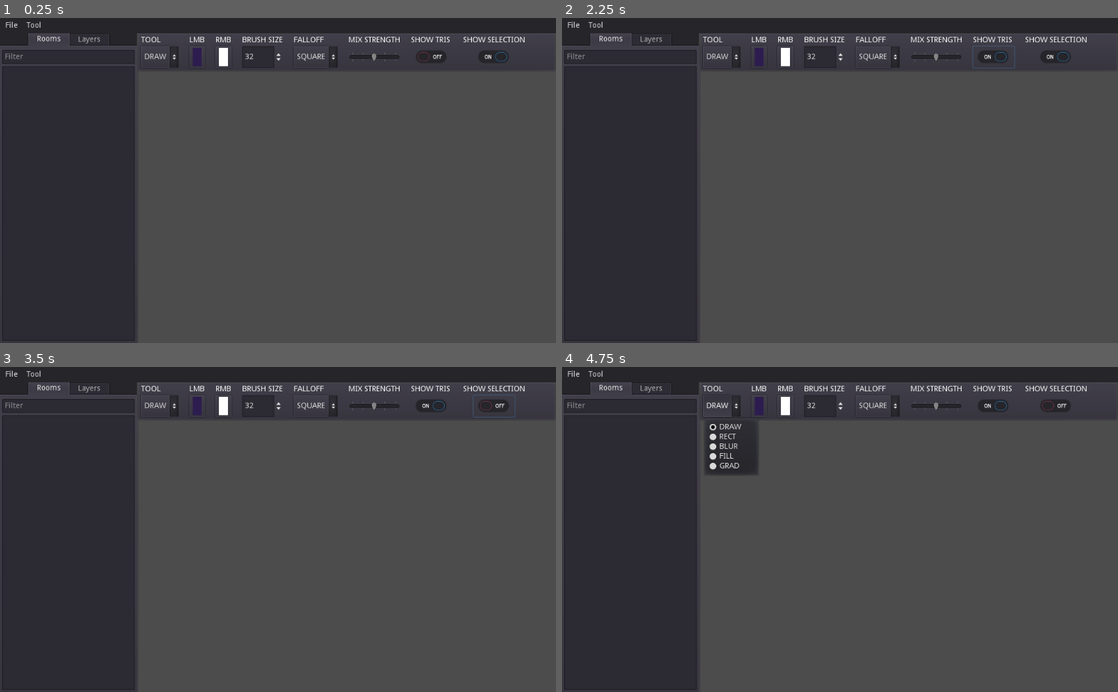
Above: before the commit, frames 1-4 (two rows, left to right).
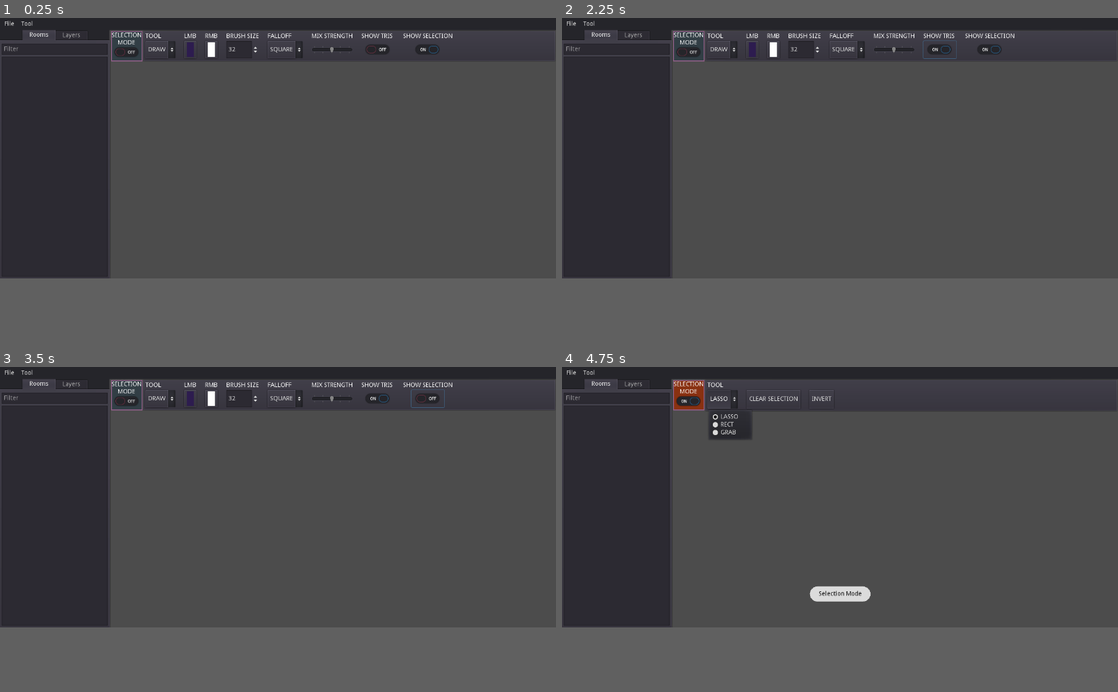
Above: after the commit, the same moments.

Repository: taedixon/vedge-godot-tool
Game: Godot game, scene res://ui/ui_main.tscn
Same seed, same stepped clock (60 frames per second), same inputs: the game is played once before the commit and once after it. The engine's default icon, where the game draws it, is replaced by a stand-in: a white triangle on a blue panel in a dark square.
Inputs (mouse positions are in pixels of both pictures, inside the frame that each line leads up to; where the layout moved, square brackets give the same spot in the first picture):
- Up to frame 1 (0.25 s): no input
- Up to frame 2 (2.25 s): click "DRAW" at 0.5 s; click "SQUARE" at 1.25 s; click (940, 57) [995, 57] at 2 s
- Up to frame 3 (3.5 s): click (428, 406) [494, 406] at 2.75 s
- Up to frame 4 (4.75 s): click (689, 409) at 3.52 s; click "DRAW" (after the commit: "LASSO") at 4.25 s
In our replay, the window is 800x468 before the commit and 800x375 after it. These sizes can differ from the game's own. Grey fills any space a smaller window leaves; there, only what the larger window draws over its background counts as a difference.

The runs differ from the first frame. In frame 1, 11% of the frame differs, in the area x 0-100%, y 0-100%; in frame 2, 11%; in frame 3, 11%; in frame 4, 12%.
Error in both runs: Invalid type in function 'open' in base '_File'. Cannot convert argument 1 from Nil to String. (res://util/GmsAssetCache.gd:100)

Commit message:
fix problems with selection mode
- added dedicated button/visual for switching to selection mode
- added a toolbar for selection mode
- added a button to clear selection
- added a button to invert selection
- added a tool to "grab"/drag selection
- fixed inconsistent behaviour when adding selections that don't overlap (original selection is preserved)
- prevent creating selections that are invisibly small (i hope?)
- combining selections is now shift instead of ctrl

Diff:
--- a/project.godot
+++ b/project.godot
@@ -40,6 +40,10 @@
 
 GmsAssetCache="*res://util/GmsAssetCache.gd"
 Config="*res://util/Config.gd"
+
+[display]
+
+window/size/width=1280
 
 [editor_plugins]
 
--- a/scenes/gms_map.gd
+++ b/scenes/gms_map.gd
@@ -276,19 +276,23 @@
 
 func add_stroke_point(mb, params):
 	if layer_editable():
+		params.invert_selection = overlay.invert_enable
 		active_layer.add_stroke_point(mb, get_local_mouse_position(), params, selection)
 
 func add_stroke_rect(mb, rec: Rect2, params):
 	if layer_editable():
+		params.invert_selection = overlay.invert_enable
 		var rec_local = Rect2((rec.position - position)/scale, rec.size / scale)
 		active_layer.add_stroke_rect(mb, rec_local, params, selection)
 
 func add_stroke_fill(mb, params):
 	if layer_editable():
+		params.invert_selection = overlay.invert_enable
 		active_layer.add_stroke_rect(mb, bounds, params, selection)
 
 func add_stroke_gradient(grad_color, p1, p2, params):
 	if layer_editable():
+		params.invert_selection = overlay.invert_enable
 		var p1_local = (p1-position)/scale
 		var p2_local = (p2-position)/scale
 		active_layer.add_stroke_gradient(grad_color, p1_local, p2_local, params, selection)
@@ -333,3 +337,6 @@
 	for p in selection:
 		translated.append(p*scale + position)
 	return translated
+
+func set_selection_invert(is_invert):
+	overlay.invert_enable = is_invert
--- a/scenes/gms_map.tscn
+++ b/scenes/gms_map.tscn
@@ -8,7 +8,9 @@
 
 [node name="tile_layers" type="Node2D" parent="."]
 
-[node name="overlay" type="Node2D" parent="."]
+[node name="overlay" type="Polygon2D" parent="."]
+color = Color( 0.317647, 0.611765, 0.505882, 0.270588 )
+invert_border = 1000.0
 script = ExtResource( 2 )
-fill_col = Color( 0.3172, 0.61, 0.50752, 0.270588 )
+fill_col = Color( 0.317647, 0.611765, 0.505882, 0.270588 )
 border_col = Color( 1, 1, 1, 0.784314 )
--- a/scenes/gms_map_overlay.gd
+++ b/scenes/gms_map_overlay.gd
@@ -1,4 +1,4 @@
-extends Node2D
+extends Polygon2D
 
 export (Color) var fill_col = Color.white
 export (Color) var border_col = Color.white
@@ -8,12 +8,11 @@
 
 # Called when the node enters the scene tree for the first time.
 func _draw():
-	if selection.size() > 1:
-		draw_polygon(selection, selection_col)
-		draw_polyline(selection, border_col)
+	if polygon.size() > 1:
+		draw_polyline(polygon, border_col)
 
 func set_selection(newsel):
-	selection = newsel
+	polygon = newsel
 	selection_col = PoolColorArray()
 	for i in range(0, selection.size()):
 		selection_col.append(fill_col)
--- a/scenes/light_editor.tscn
+++ b/scenes/light_editor.tscn
@@ -57,4 +57,7 @@
 [connection signal="layer_selected" from="room_picker" to="." method="on_layer_select"]
 [connection signal="room_selected" from="room_picker" to="." method="on_room_select"]
 [connection signal="draw_param_changed" from="light_toolbar" to="map_container" method="on_draw_param_change"]
+[connection signal="request_selection_clear" from="light_toolbar" to="map_container" method="on_request_selection_clear"]
+[connection signal="selection_mode_toggle" from="light_toolbar" to="map_container" method="on_selection_mode_toggle"]
+[connection signal="selection_param_changed" from="light_toolbar" to="map_container" method="on_selection_param_change"]
 [connection signal="detail_changed" from="dialog_light_layer_detail" to="." method="on_layer_detail_changed"]
--- a/scenes/light_layer.gd
+++ b/scenes/light_layer.gd
@@ -362,7 +362,7 @@
 	for tx in range(xmin, xmax+1):
 		for ty in range(ymin, ymax+1):
 			var tilecoord = Vector2(tx*16, ty*16)
-			if use_selection && !(Geometry.is_point_in_polygon(tilecoord, selection)):
+			if use_selection && (Geometry.is_point_in_polygon(tilecoord, selection) == params.invert_selection):
 				continue
 			var strength
 			var exponent
@@ -417,7 +417,7 @@
 	var ymax = min(tile_h, floor(p2.y/16.0))
 	for tx in range(xmin, xmax+1):
 		for ty in range(ymin, ymax+1):
-			if use_selection && !(Geometry.is_point_in_polygon(Vector2(tx*16, ty*16), selection)):
+			if use_selection && (Geometry.is_point_in_polygon(Vector2(tx*16, ty*16), selection) == params.invert_selection):
 				continue
 			if use_blur:
 				stroke_blur_point(tx, ty)
@@ -441,7 +441,7 @@
 	for tx in range(0, tile_w+1):
 		for ty in range(0, tile_h+1):
 			var tilecoord = Vector2(tx*16, ty*16)
-			if use_selection && !(Geometry.is_point_in_polygon(Vector2(tx*16, ty*16), selection)):
+			if use_selection && (Geometry.is_point_in_polygon(Vector2(tx*16, ty*16), selection) == params.invert_selection):
 				continue
 			var seg_point = Geometry.get_closest_point_to_segment_2d(tilecoord, p1, p2)
 			var blend_fac = p1.distance_to(seg_point)/p_len
--- a/scenes/map_container.gd
+++ b/scenes/map_container.gd
@@ -7,14 +7,10 @@
 var active_layer = null
 var last_mouse_pos = Vector2()
 var mouse_travel = 0
-var draw_param = {
-	"tool": "DRAW",
-	"radius": 32,
-	"col_lmb": Color.maroon,
-	"col_rmb": Color.darkslateblue,
-	"falloff": "SQUARE",
-	"mix": 0.5,
-}
+var draw_param = { }
+
+var selection_param = { }
+
 var tool_rect = Rect2()
 var rect_state = 0
 var rect_button = 0
@@ -29,6 +25,24 @@
 	rect_state = 0
 	update()
 	map.set_overlay_visible(params.show_selection)
+
+func on_selection_param_change(params):
+	selection_param = params
+	rect_state = 0
+	map.set_selection_invert(params.inverted)
+	update()
+
+func on_selection_mode_toggle(state):
+	selection_mode = state
+	if selection_mode:
+		map.set_overlay_visible(true)
+	else:
+		map.set_overlay_visible(draw_param.show_selection)
+	var toast_txt = "Selection Mode" if selection_mode else "Edit Mode"
+	var toast = Toast.new(toast_txt, Toast.LENGTH_SHORT)
+	get_node("/root").add_child(toast)
+	toast.show()
+	update()
 
 func _process(delta):
 	if !has_focus():
@@ -67,17 +81,9 @@
 		if !ctrl_held && mmb_held:
 			map.position += (mousepos - last_mouse_pos)
 		mouse_travel += last_mouse_pos.distance_to(mousepos)
-		last_mouse_pos = mousepos
 		update()
 
 	colour_picking = Input.is_key_pressed(KEY_ALT)
-	if Input.is_action_just_pressed("toggle_selection"):
-		selection_mode = !selection_mode
-		var toast_txt = "Selection Mode" if selection_mode else "Edit Mode"
-		var toast = Toast.new(toast_txt, Toast.LENGTH_SHORT)
-		get_node("/root").add_child(toast)
-		toast.show()
-		update()
 
 	var mb = 0
 	if (Input.get_mouse_button_mask() & BUTTON_MASK_LEFT) != 0:
@@ -100,6 +106,7 @@
 	elif Input.is_action_just_pressed("tool_undo"):
 		map.end_stroke()
 		map.undo()
+	last_mouse_pos = mousepos
 
 func process_colour_picker(mb):
 	if mb != 0:
@@ -108,35 +115,45 @@
 			emit_signal("colour_picked", mb, col)
 
 func process_selection_tool(mb, mousepos):
-	if (mb != 0) && rect_state == 0:
-		tool_rect = Rect2(mousepos, Vector2())
-		rect_button = mb
-		rect_state = 1
-	else:
-		var using_rect = rect_button == BUTTON_RIGHT
-		var should_commit = update_lasso(mb, mousepos) if !using_rect else update_tool_rect(mb, mousepos)
-		if should_commit:
-			if using_rect:
-				selection_points = PoolVector2Array([
-					tool_rect.position,
-					tool_rect.position + Vector2(tool_rect.size.x, 0),
-					tool_rect.position + tool_rect.size,
-					tool_rect.position + Vector2(0, tool_rect.size.y),
-				])
-			if selection_points.size() > 2:
-				selection_points.append(selection_points[0])
-				if Input.is_key_pressed(KEY_ALT):
-					var combined = Geometry.clip_polygons_2d(map.selection, selection_points)
-					map.selection = combined[0] if combined.size() > 0 else PoolVector2Array()
-				elif Input.is_key_pressed(KEY_CONTROL):
-					var combined = Geometry.merge_polygons_2d(map.selection, selection_points)
-					map.selection = combined[0] if combined.size() > 0 else PoolVector2Array()
+	var should_commit = false
+	match selection_param.tool:
+		"LASSO":
+			should_commit = update_lasso(mb, mousepos)
+		"RECT":
+			should_commit = update_tool_rect(mb, mousepos)
+			if should_commit:
+				if abs(tool_rect.get_area()) > 64:
+					selection_points = PoolVector2Array([
+						tool_rect.position,
+						tool_rect.position + Vector2(tool_rect.size.x, 0),
+						tool_rect.position + tool_rect.size,
+						tool_rect.position + Vector2(0, tool_rect.size.y),
+					])
 				else:
-					map.selection = selection_points
-				update()
+					selection_points = PoolVector2Array()
+		"GRAB":
+			update_tool_rect(mb, mousepos)
+			if rect_state == 1:
+				var mouse_delta = mousepos - last_mouse_pos
+				var transform = Transform2D(0, mouse_delta)
+				map.selection = transform.xform(map.selection)
+	if should_commit:
+		if selection_points.size() > 3:
+			selection_points.append(selection_points[0])
+			if Input.is_key_pressed(KEY_SHIFT):
+				var combined = Geometry.clip_polygons_2d(map.selection, selection_points)
+				if combined.size() == 1:
+					map.selection = combined[0]
+			elif Input.is_key_pressed(KEY_CONTROL):
+				var combined = Geometry.merge_polygons_2d(map.selection, selection_points)
+				if combined.size() == 1:
+					map.selection = combined[0]
 			else:
-				map.selection = PoolVector2Array()
-			selection_points = PoolVector2Array()
+				map.selection = selection_points
+			update()
+		else:
+			map.selection = PoolVector2Array()
+		selection_points = PoolVector2Array()
 
 func process_regular_tool(mb, mousepos):
 	match draw_param.tool:
@@ -216,11 +233,13 @@
 		draw_rect(Rect2(0, 0, rect_size.x, rect_size.y), outline, false, 2.0)
 		if map.layer_editable():
 			if selection_mode:
-				if rect_state == 1:
-					if rect_button == BUTTON_LEFT && selection_points.size() > 2:
-						draw_polyline(selection_points, Color.magenta)
-					else:
-						draw_rect(tool_rect, Color.magenta, false)
+				match selection_param.tool:
+					"LASSO":
+						if rect_state == 1 && selection_points.size() > 2:
+							draw_polyline(selection_points, Color.magenta)
+					"RECT":
+						if rect_state == 1:
+							draw_rect(tool_rect, Color.magenta, false)
 			elif colour_picking:
 				var drawcol = map.get_picked_colour()
 				if !drawcol:
@@ -259,3 +278,7 @@
 
 func on_mouse_enter():
 	grab_focus()
+
+func on_request_selection_clear():
+	selection_points = PoolVector2Array()
+	map.selection = selection_points
--- a/scenes/playaround.tscn
+++ b/scenes/playaround.tscn
@@ -56,10 +56,10 @@
 texture = ExtResource( 1 )
 
 [node name="ColorPicker" type="ColorPicker" parent="."]
-margin_left = 496.952
-margin_top = 10.0023
-margin_right = 818.952
-margin_bottom = 472.002
+margin_left = 500.952
+margin_top = 14.0023
+margin_right = 822.952
+margin_bottom = 476.002
 __meta__ = {
 "_edit_use_anchors_": false
 }
@@ -108,3 +108,7 @@
 __meta__ = {
 "_edit_use_anchors_": false
 }
+
+[node name="Polygon2D" type="Polygon2D" parent="."]
+invert_enable = true
+polygon = PoolVector2Array( 17.395, 16.1067, -75.472, 93.4172, -2.87549, 142.915, 87.163, 113.688, 115.919, 34.4915 )
--- a/ui/light_toolbar.tscn
+++ b/ui/light_toolbar.tscn
@@ -1,65 +1,90 @@
-[gd_scene load_steps=2 format=2]
+[gd_scene load_steps=7 format=2]
 
 [ext_resource path="res://ui/light_toolbar.gd" type="Script" id=1]
-
-[node name="light_toolbar" type="PanelContainer"]
+[ext_resource path="res://ui/light_toolbar_root.gd" type="Script" id=2]
+[ext_resource path="res://ui/selection_toolbar.gd" type="Script" id=3]
+
+[sub_resource type="StyleBoxFlat" id=4]
+bg_color = Color( 0.196078, 0.243137, 0.270588, 1 )
+border_width_left = 2
+border_width_top = 2
+border_width_right = 2
+border_width_bottom = 2
+border_color = Color( 0.588235, 0.380392, 0.556863, 1 )
+
+[sub_resource type="InputEventAction" id=2]
+action = "toggle_selection"
+
+[sub_resource type="ShortCut" id=3]
+shortcut = SubResource( 2 )
+
+[node name="light_toolbar_root" type="Control"]
 anchor_right = 1.0
-margin_bottom = 72.0
+script = ExtResource( 2 )
+__meta__ = {
+"_edit_use_anchors_": false
+}
+
+[node name="light_toolbar" type="PanelContainer" parent="."]
+anchor_right = 1.0
+margin_left = 75.0
+margin_top = 1.0
+margin_bottom = 74.0
 script = ExtResource( 1 )
 __meta__ = {
 "_edit_use_anchors_": false
 }
 
-[node name="GridContainer" type="GridContainer" parent="."]
+[node name="GridContainer" type="GridContainer" parent="light_toolbar"]
 margin_left = 7.0
 margin_top = 7.0
-margin_right = 1017.0
-margin_bottom = 65.0
+margin_right = 1198.0
+margin_bottom = 66.0
 custom_constants/hseparation = 20
 columns = 8
 
-[node name="label_tool" type="Label" parent="GridContainer"]
+[node name="label_tool" type="Label" parent="light_toolbar/GridContainer"]
 margin_right = 69.0
 margin_bottom = 14.0
 text = "TOOL"
 
-[node name="label_col_lmb" type="Label" parent="GridContainer"]
+[node name="label_col_lmb" type="Label" parent="light_toolbar/GridContainer"]
 margin_left = 89.0
 margin_right = 117.0
 margin_bottom = 14.0
 text = "LMB"
 
-[node name="label_col_rmb" type="Label" parent="GridContainer"]
+[node name="label_col_rmb" type="Label" parent="light_toolbar/GridContainer"]
 margin_left = 137.0
 margin_right = 166.0
 margin_bottom = 14.0
 text = "RMB"
 
-[node name="label_brush_size" type="Label" parent="GridContainer"]
+[node name="label_brush_size" type="Label" parent="light_toolbar/GridContainer"]
 margin_left = 186.0
 margin_right = 261.0
 margin_bottom = 14.0
 text = "BRUSH SIZE"
 
-[node name="label_falloff" type="Label" parent="GridContainer"]
+[node name="label_falloff" type="Label" parent="light_toolbar/GridContainer"]
 margin_left = 281.0
 margin_right = 362.0
 margin_bottom = 14.0
 text = "FALLOFF"
 
-[node name="label_mix" type="Label" parent="GridContainer"]
+[node name="label_mix" type="Label" parent="light_toolbar/GridContainer"]
 margin_left = 382.0
 margin_right = 477.0
 margin_bottom = 14.0
 text = "MIX STRENGTH"
 
-[node name="label_preview" type="Label" parent="GridContainer"]
+[node name="label_preview" type="Label" parent="light_toolbar/GridContainer"]
 margin_left = 497.0
 margin_right = 573.0
 margin_bottom = 14.0
 text = "SHOW TRIS"
 
-[node name="label_selection" type="Label" parent="GridContainer"]
+[node name="label_selection" type="Label" parent="light_toolbar/GridContainer"]
 margin_left = 593.0
 margin_right = 707.0
 margin_bottom = 14.0
@@ -68,7 +93,7 @@
 "_edit_use_anchors_": false
 }
 
-[node name="tool_select" type="OptionButton" parent="GridContainer"]
+[node name="tool_select" type="OptionButton" parent="light_toolbar/GridContainer"]
 margin_top = 18.0
 margin_right = 69.0
 margin_bottom = 58.0
@@ -76,7 +101,7 @@
 items = [ "DRAW", null, false, 0, null, "RECT", null, false, 1, null, "BLUR", null, false, 2, null, "FILL", null, false, 3, null, "GRAD", null, false, 4, null ]
 selected = 0
 
-[node name="col_lmb" type="ColorPickerButton" parent="GridContainer"]
+[node name="col_lmb" type="ColorPickerButton" parent="light_toolbar/GridContainer"]
 margin_left = 89.0
 margin_top = 18.0
 margin_right = 117.0
@@ -84,7 +109,7 @@
 color = Color( 0.176471, 0.109804, 0.309804, 1 )
 edit_alpha = false
 
-[node name="col_rmb" type="ColorPickerButton" parent="GridContainer"]
+[node name="col_rmb" type="ColorPickerButton" parent="light_toolbar/GridContainer"]
 margin_left = 137.0
 margin_top = 18.0
 margin_right = 166.0
@@ -93,7 +118,7 @@
 color = Color( 1, 1, 1, 1 )
 edit_alpha = false
 
-[node name="radius_select" type="SpinBox" parent="GridContainer"]
+[node name="radius_select" type="SpinBox" parent="light_toolbar/GridContainer"]
 margin_left = 186.0
 margin_top = 18.0
 margin_right = 261.0
@@ -103,7 +128,7 @@
 step = 8.0
 value = 32.0
 
-[node name="falloff_select" type="OptionButton" parent="GridContainer"]
+[node name="falloff_select" type="OptionButton" parent="light_toolbar/GridContainer"]
 margin_left = 281.0
 margin_top = 18.0
 margin_right = 362.0
@@ -112,7 +137,7 @@
 items = [ "CONST", null, false, 0, null, "LINEAR", null, false, 1, null, "SQUARE", null, false, 2, null ]
 selected = 2
 
-[node name="mix_strength" type="HSlider" parent="GridContainer"]
+[node name="mix_strength" type="HSlider" parent="light_toolbar/GridContainer"]
 margin_left = 382.0
 margin_top = 18.0
 margin_right = 477.0
@@ -129,13 +154,13 @@
 "_edit_use_anchors_": false
 }
 
-[node name="btn_tris" type="CheckButton" parent="GridContainer"]
+[node name="btn_tris" type="CheckButton" parent="light_toolbar/GridContainer"]
 margin_left = 497.0
 margin_top = 18.0
 margin_right = 573.0
 margin_bottom = 58.0
 
-[node name="btn_selection" type="CheckButton" parent="GridContainer"]
+[node name="btn_selection" type="CheckButton" parent="light_toolbar/GridContainer"]
 margin_left = 612.0
 margin_top = 18.0
 margin_right = 688.0
@@ -144,13 +169,110 @@
 size_flags_horizontal = 4
 pressed = true
 
-[connection signal="item_selected" from="GridContainer/tool_select" to="." method="on_tool_change"]
-[connection signal="color_changed" from="GridContainer/col_lmb" to="." method="on_col_lmb_change"]
-[connection signal="popup_closed" from="GridContainer/col_lmb" to="." method="on_col_lmb_popup_closed"]
-[connection signal="color_changed" from="GridContainer/col_rmb" to="." method="on_col_rmb_change"]
-[connection signal="popup_closed" from="GridContainer/col_rmb" to="." method="on_col_rmb_popup_closed"]
-[connection signal="value_changed" from="GridContainer/radius_select" to="." method="on_radius_change"]
-[connection signal="item_selected" from="GridContainer/falloff_select" to="." method="on_falloff_change"]
-[connection signal="value_changed" from="GridContainer/mix_strength" to="." method="on_mix_change"]
-[connection signal="toggled" from="GridContainer/btn_tris" to="." method="on_show_tris_change"]
-[connection signal="toggled" from="GridContainer/btn_selection" to="." method="on_show_selection_change"]
+[node name="selection_toolbar" type="PanelContainer" parent="."]
+visible = false
+anchor_right = 1.0
+margin_left = 75.0
+margin_top = 1.0
+margin_bottom = 76.0
+script = ExtResource( 3 )
+__meta__ = {
+"_edit_use_anchors_": false
+}
+
+[node name="GridContainer" type="GridContainer" parent="selection_toolbar"]
+margin_left = 7.0
+margin_top = 7.0
+margin_right = 1198.0
+margin_bottom = 68.0
+custom_constants/hseparation = 20
+columns = 3
+
+[node name="label_tool" type="Label" parent="selection_toolbar/GridContainer"]
+margin_right = 70.0
+margin_bottom = 14.0
+text = "TOOL"
+
+[node name="label_clearselection" type="Label" parent="selection_toolbar/GridContainer"]
+margin_left = 90.0
+margin_right = 214.0
+margin_bottom = 14.0
+
+[node name="label_invert" type="Label" parent="selection_toolbar/GridContainer"]
+margin_left = 234.0
+margin_right = 291.0
+margin_bottom = 14.0
+
+[node name="tool_select" type="OptionButton" parent="selection_toolbar/GridContainer"]
+margin_top = 18.0
+margin_right = 70.0
+margin_bottom = 61.0
+size_flags_vertical = 3
+text = "LASSO"
+items = [ "LASSO", null, false, 0, null, "RECT", null, false, 1, null, "GRAB", null, false, 2, null ]
+selected = 0
+
+[node name="btn_clear" type="Button" parent="selection_toolbar/GridContainer"]
+margin_left = 90.0
+margin_top = 18.0
+margin_right = 214.0
+margin_bottom = 61.0
+text = "CLEAR SELECTION"
+
+[node name="btn_invert" type="Button" parent="selection_toolbar/GridContainer"]
+margin_left = 234.0
+margin_top = 18.0
+margin_right = 291.0
+margin_bottom = 61.0
+toggle_mode = true
+text = "INVERT"
+
+[node name="selection_toggle_panel" type="Panel" parent="."]
+margin_left = 3.0
+margin_top = 3.0
+margin_right = 75.0
+margin_bottom = 73.0
+custom_styles/panel = SubResource( 4 )
+__meta__ = {
+"_edit_use_anchors_": false
+}
+
+[node name="Label" type="Label" parent="selection_toggle_panel"]
+margin_left = 1.0
+margin_top = 3.0
+margin_right = 70.0
+margin_bottom = 34.0
+text = "SELECTION
+MODE"
+align = 1
+__meta__ = {
+"_edit_use_anchors_": false
+}
+
+[node name="CheckButton" type="CheckButton" parent="selection_toggle_panel"]
+margin_left = -2.12923
+margin_top = 29.3742
+margin_right = 73.8708
+margin_bottom = 69.3742
+shortcut = SubResource( 3 )
+__meta__ = {
+"_edit_use_anchors_": false
+}
+
+[connection signal="draw_param_changed" from="light_toolbar" to="." method="on_edit_toolbar_draw_param_changed"]
+[connection signal="item_selected" from="light_toolbar/GridContainer/tool_select" to="light_toolbar" method="on_tool_change"]
+[connection signal="color_changed" from="light_toolbar/GridContainer/col_lmb" to="light_toolbar" method="on_col_lmb_change"]
+[connection signal="popup_closed" from="light_toolbar/GridContainer/col_lmb" to="light_toolbar" method="on_col_lmb_popup_closed"]
+[connection signal="color_changed" from="light_toolbar/GridContainer/col_rmb" to="light_toolbar" method="on_col_rmb_change"]
+[connection signal="popup_closed" from="light_toolbar/GridContainer/col_rmb" to="light_toolbar" method="on_col_rmb_popup_closed"]
+[connection signal="value_changed" from="light_toolbar/GridContainer/radius_select" to="light_toolbar" method="on_radius_change"]
+[connection signal="item_selected" from="light_toolbar/GridContainer/falloff_select" to="light_toolbar" method="on_falloff_change"]
+[connection signal="value_changed" from="light_toolbar/GridContainer/mix_strength" to="light_toolbar" method="on_mix_change"]
+[connection signal="toggled" from="light_toolbar/GridContainer/btn_tris" to="light_toolbar" method="on_show_tris_change"]
+[connection signal="toggled" from="light_toolbar/GridContainer/btn_selection" to="light_toolbar" method="on_show_selection_change"]
+[connection signal="request_selection_clear" from="selection_toolbar" to="." method="on_request_selection_clear"]
+[connection signal="selection_param_changed" from="selection_toolbar" to="." method="on_selection_param_changed"]
+[connection signal="item_selected" from="selection_toolbar/GridContainer/tool_select" to="selection_toolbar" method="on_tool_select"]
+[connection signal="pressed" from="selection_toolbar/GridContainer/btn_clear" to="selection_toolbar" method="on_clear_pressed"]
+[connection signal="toggled" from="selection_toolbar/GridContainer/btn_invert" to="selection_toolbar" method="on_invert_selection"]
+[connection signal="toggled" from="selection_toggle_panel/CheckButton" to="." method="on_selection_mode_toggle"]
--- /dev/null
+++ b/ui/light_toolbar_root.gd
@@ -0,0 +1,29 @@
+extends Control
+
+signal draw_param_changed(params)
+signal selection_param_changed(params)
+signal selection_mode_toggle(state)
+signal request_selection_clear()
+
+onready var selection_mode_panel =  $selection_toggle_panel
+onready var selection_toolbar = $selection_toolbar
+onready var edit_toolbar = $light_toolbar
+
+var c_edit = Color(0x323e45FF)
+var c_selection = Color(0x893111FF)
+
+func on_selection_mode_toggle(button_pressed):
+	selection_toolbar.visible = button_pressed
+	edit_toolbar.visible = !button_pressed
+	selection_mode_panel.get_stylebox("panel", "").set_bg_color(c_selection if button_pressed else c_edit)
+	emit_signal("selection_mode_toggle", button_pressed)
+
+func on_edit_toolbar_draw_param_changed(params):
+	emit_signal("draw_param_changed", params)
+
+func on_selection_param_changed(params):
+	emit_signal("selection_param_changed", params)
+
+
+func on_request_selection_clear():
+	emit_signal("request_selection_clear")
--- /dev/null
+++ b/ui/selection_toolbar.gd
@@ -0,0 +1,26 @@
+extends PanelContainer
+
+signal selection_param_changed(params)
+signal request_selection_clear()
+
+onready var tool_select = $GridContainer/tool_select
+
+var selection_param = {
+	"tool": "LASSO",
+	"inverted": false,
+}
+
+func _ready():
+	emit_signal("selection_param_changed", selection_param)
+
+
+func on_tool_select(index):
+	selection_param.tool = tool_select.get_item_text(index)
+	emit_signal("selection_param_changed", selection_param)
+
+func on_invert_selection(button_pressed):
+	selection_param.inverted = button_pressed
+	emit_signal("selection_param_changed", selection_param)
+
+func on_clear_pressed():
+	emit_signal("request_selection_clear")
